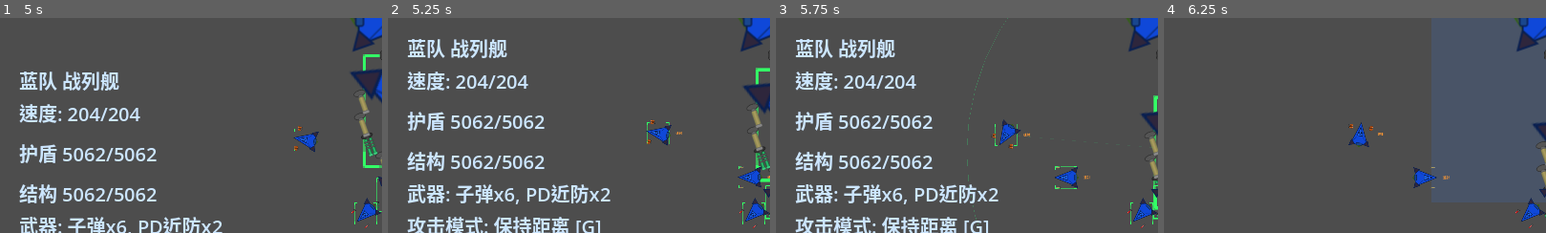
Above: before the commit, frames 1-4 (left to right).
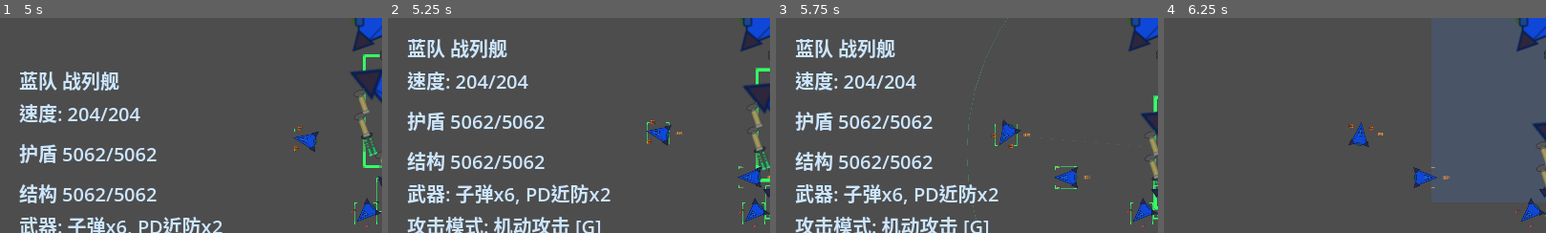
Above: after the commit, the same moments.

Repository: ZhanXuzhao/SpaceRTS
Game: Godot game, scene res://scenes/main.tscn
The game is run twice, just before and just after one commit, with the same random seed, the same clock (stepped at 60 frames per second) and the same inputs.
Inputs (mouse positions are % of the whole screen's width and height, from its top left):
- Up to frame 1 (5 s): tap Enter at 0.5 s; move the mouse to (72, 45) at 0.52 s; hold W 0.53-1.25 s; tap R at 0.6 s; click (72, 45) at 0.67 s; drag from (30, 55) to (13, 24) at 1.27 s; move the mouse to (60, 28) at 2.02 s; hold W 2.03-2.75 s; tap H at 2.1 s; drag from (45, 70) to (55, 51) at 2.77 s; move the mouse to (80, 65) at 3.52 s; hold A 3.53-4.25 s; tap G at 3.6 s; drag from (20, 35) to (56, 71) at 4.27 s
- Up to frame 2 (5.25 s): move the mouse to (55, 50) at 5.02 s; hold A from 5.03 s (still down); tap X at 5.1 s; click (55, 50) at 5.17 s
- Up to frame 3 (5.75 s): keep holding A
- Up to frame 4 (6.25 s): release A at 5.75 s; drag from (35, 25) to (52, 93) at 5.77 s
The pictures show only the part of the screen within x 0-50%, y 50-100%; the shares and areas given below are measured in that part.

Frame 1 is identical in both runs. In frame 2, 0.9% of the frame differs, in the area x 27-48%, y 92-100%; in frame 3, 0.9%; in frame 4, nothing differs.

Commit message:
重命名攻击模式：自由开火→就地攻击，保持距离→机动攻击，环绕射击→环绕攻击

Diff:
--- a/scenes/main.tscn
+++ b/scenes/main.tscn
@@ -104,7 +104,7 @@
 layout_mode = 2
 theme_override_colors/font_color = Color(0.8, 0.9, 1, 1)
 theme_override_font_sizes/font_size = 20
-text = "攻击模式: 自由开火 [G]"
+text = "攻击模式: 就地攻击 [G]"
 
 [node name="DroneLabel" type="Label" parent="HudLayer/Hud/InfoPanel" unique_id=1196558605]
 layout_mode = 2
--- a/scripts/hud.gd
+++ b/scripts/hud.gd
@@ -126,7 +126,7 @@
 
 	_weapon_label.text = "武器: " + _get_weapon_summary(unit)
 
-	var mode_names := ["自由开火", "保持距离", "环绕射击"]
+	var mode_names := ["就地攻击", "机动攻击", "环绕攻击"]
 	_attack_mode_label.text = "攻击模式: " + mode_names[unit.attack_mode] + " [G]"
 
 	if unit.class_type == Unit.ShipClass.BATTLESHIP:
Not shown, changed: unit_state_machine.md
